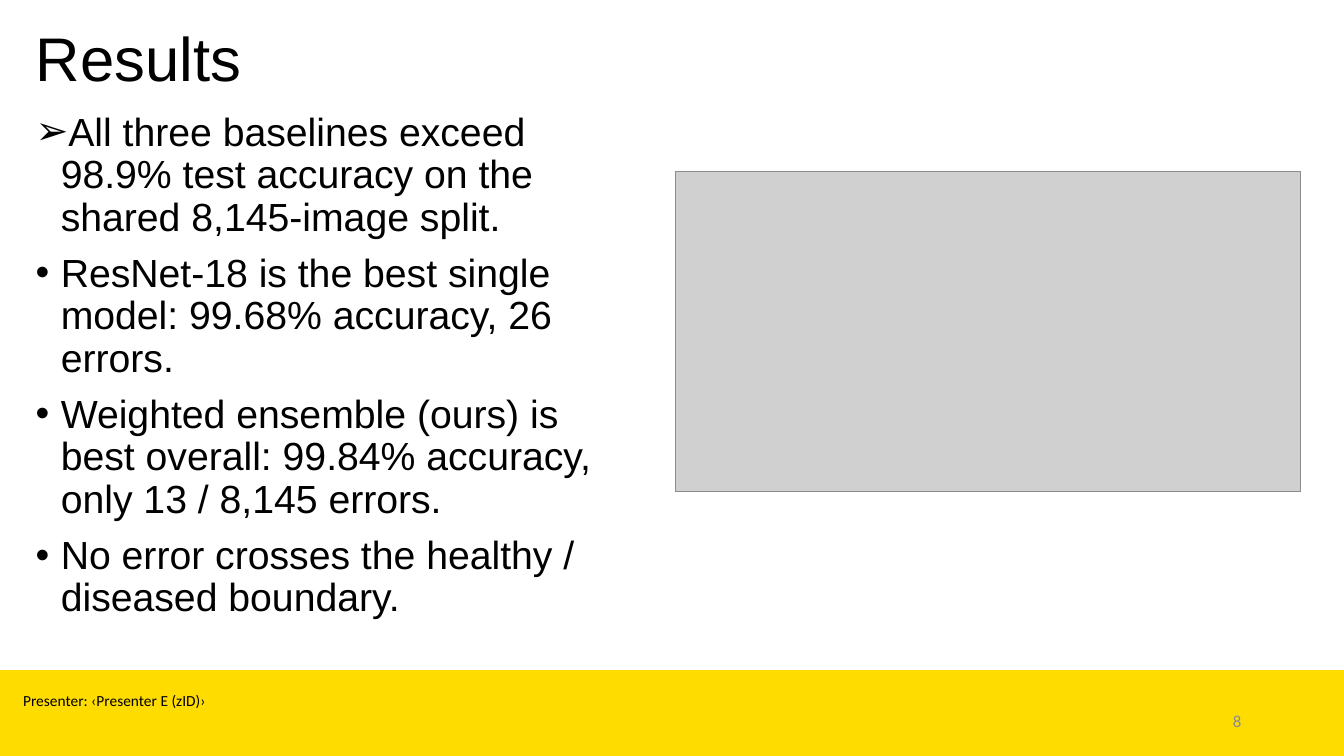
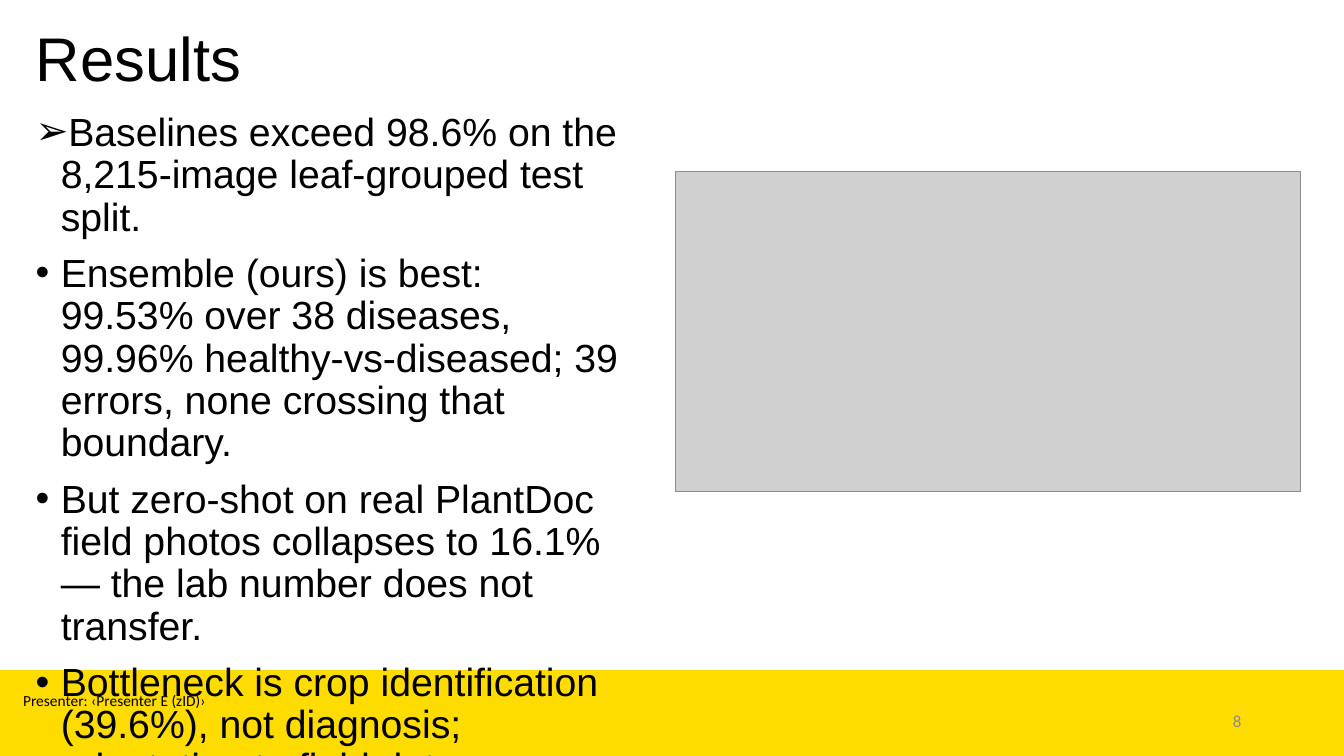
Before and after one commit to Mio812/plant-disease-detection, a slide deck: slide 8 of report/COMP9444_Presentation.pptx. Drawn at 1344x756 pixels with LibreOffice and Linux fonts; fonts in the diff are those of the drawing; grey boxes stand for pictures; background and template pictures are left out. Boxes give left, top, right and bottom in pixels: in the first picture for what was removed or moved away, otherwise in the second. Text is boxed around its words. In the diff, an @@ line names an element or a change of style, - is before the commit and + after.

Commit message:
PPT: honest numbers + the project thesis, on the UNSW template in place
The deck was the Jul-17 'benchmark solved, 99.84%' version, missing the entire argument. Updated in place (text runs only, template/layout preserved) across Method, Data Analysis, Results, Discussion and Conclusion: honest numbers (99.53/99.96, 8,215-image leaf-grouped split, 39 errors), and the thesis the deck lacked -- leaf-leakage test integrity, the field collapse to 16% and its crop-identification bottleneck, the frozen-backbone 574x control, capture-bias probes, and severity validated by three annotators plus the E26 joint head. Method slide now introduces the audits, field validation and joint-severity head that Results/Discussion reference. Team/presenter placeholders left for the team to fill. Validated by a clean PowerPoint PDF export.

```diff
--- a/report/COMP9444_Presentation.pptx
+++ b/report/COMP9444_Presentation.pptx
@@ text at [61, 117, 618, 746]: text changed @@
-➢ All three baselines exceed 98.9% test accuracy on the shared 8,145-image split.
-• ResNet-18 is the best single model: 99.68% accuracy, 26 errors.
-• Weighted ensemble (ours) is best overall: 99.84% accuracy, only 13 / 8,145 errors.
-• No error crosses the healthy / diseased boundary.
+➢ Baselines exceed 98.6% on the 8,215-image leaf-grouped test split.
+• Ensemble (ours) is best: 99.53% over 38 diseases, 99.96% healthy-vs-diseased; 39 errors, none crossing that boundary.
+• But zero-shot on real PlantDoc field photos collapses to 16.1% — the lab number does not transfer.
+• Bottleneck is crop identification (39.6%), not diagnosis; adaptation to field data recovers accuracy to 55.9%.
```
Also in this commit, not shown: 4 other slides changed, 1 other file.
